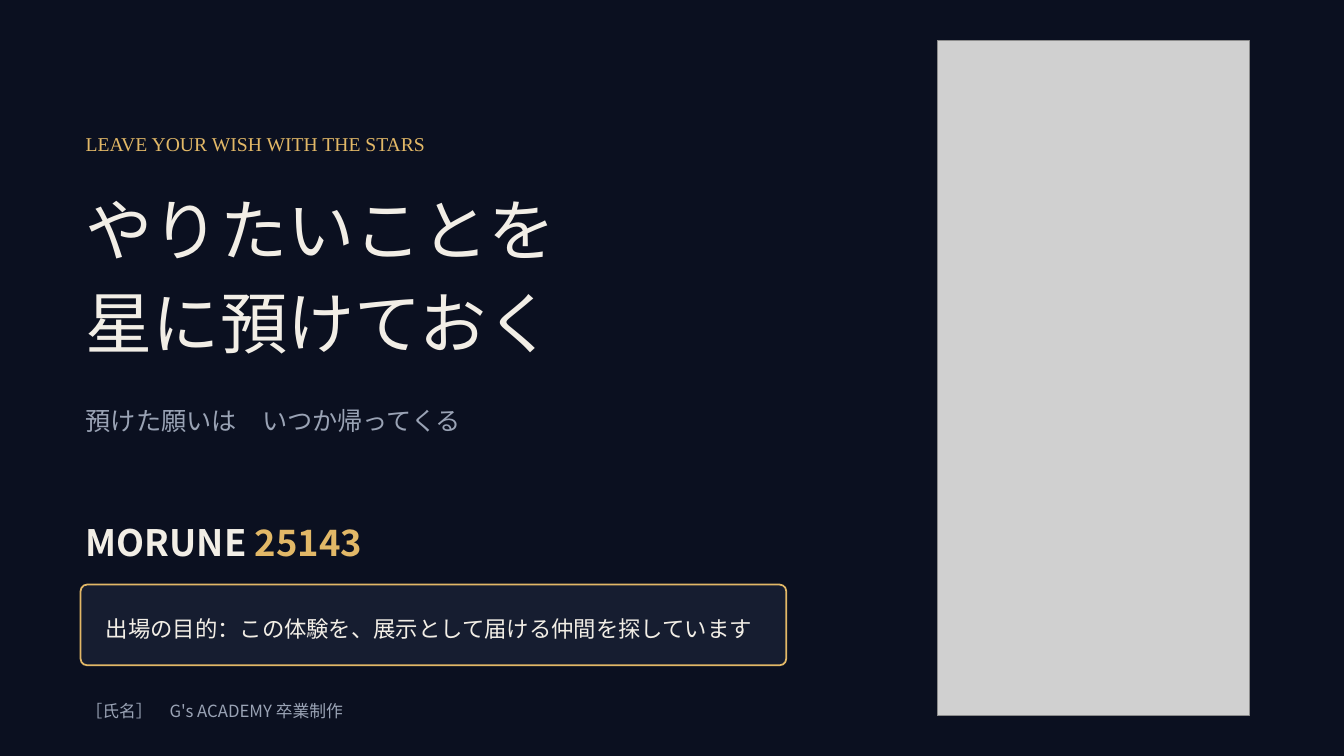
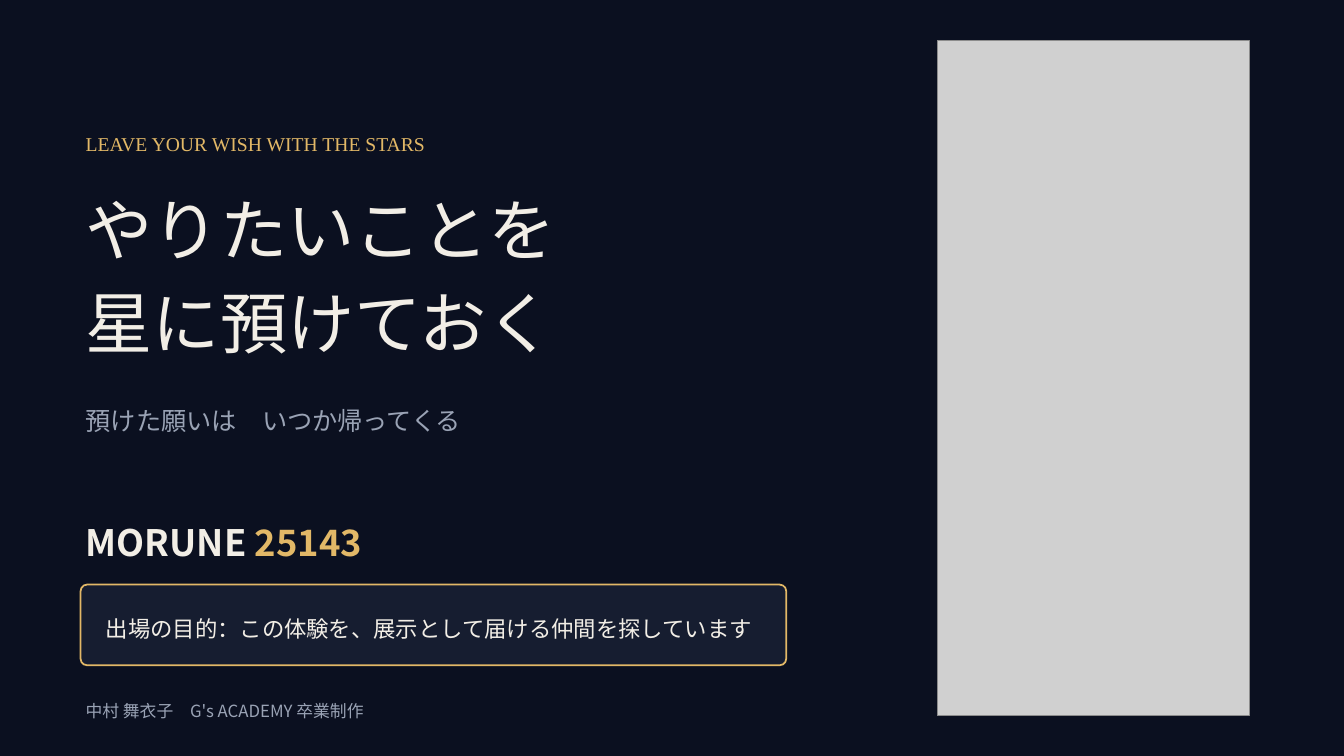
Before and after one commit to mai-san447/hello-earth-25143, a slide deck: slide 1 of deliverables/2026-10-11-gga-selection/MORUNE25143_GGAセレクション_2026-10-11.pptx. Drawn at 1344x756 pixels with LibreOffice and Linux fonts; fonts in the diff are those of the drawing; grey boxes stand for pictures. Boxes give left, top, right and bottom in pixels: in the first picture for what was removed or moved away, otherwise in the second. Text is boxed around its words. In the diff, an @@ line names an element or a change of style, - is before the commit and + after.

```diff
--- a/deliverables/2026-10-11-gga-selection/MORUNE25143_GGAセレクション_2026-10-11.pptx
+++ b/deliverables/2026-10-11-gga-selection/MORUNE25143_GGAセレクション_2026-10-11.pptx
@@ text at box(86, 703, 363, 719): text changed @@
-［氏名］ G's ACADEMY 卒業制作
+中村 舞衣子 G's ACADEMY 卒業制作
```
Also in this commit, not shown: 2 other files.
